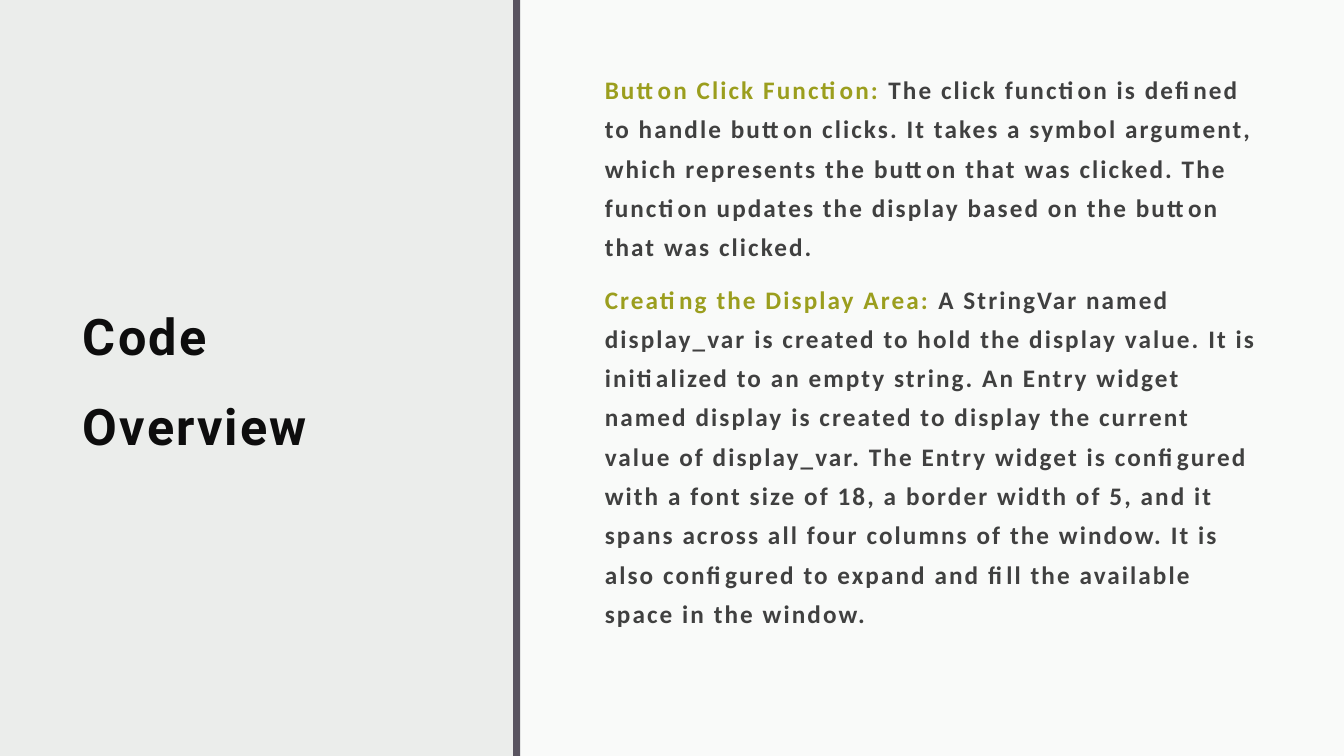
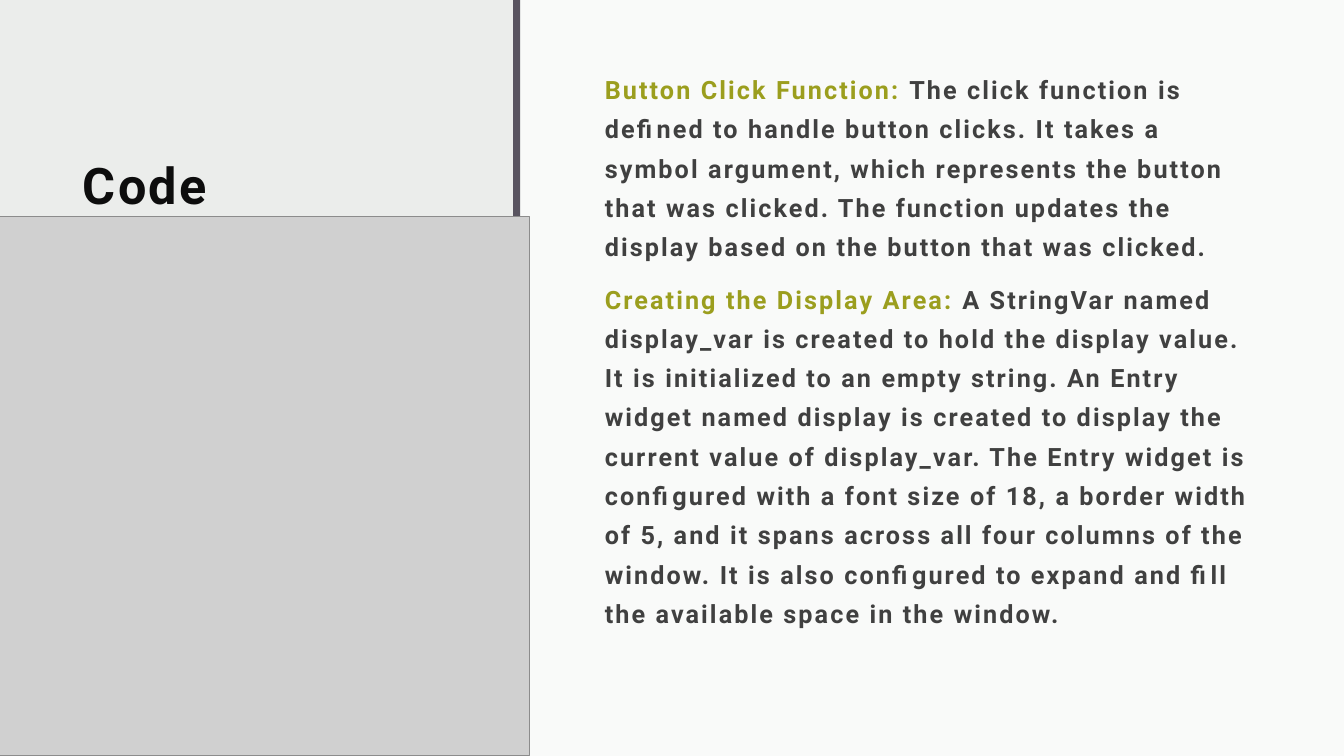
Before and after one commit to deewanker/Calculator, a slide deck: slide 8 of Calculator using Tkinter.pptx. Drawn at 1344x756 pixels with LibreOffice and Linux fonts; fonts in the diff are those of the drawing; grey boxes stand for pictures. Boxes give left, top, right and bottom in pixels: in the first picture for what was removed or moved away, otherwise in the second. Text is boxed around its words. In the diff, an @@ line names an element or a change of style, - is before the commit and + after.

```diff
--- a/Calculator using Tkinter.pptx
+++ b/Calculator using Tkinter.pptx
@@ title "Code Overview" rewrapped from [83, 317, 307, 446] to [83, 166, 206, 205] @@
@@ text "Button Click Function: The click ..." at [605, 80, 1245, 628]: font Calibri to Roboto @@
@@ picture added at [0, 217, 529, 756] @@
```
Also in this commit, not shown: 7 other slides changed.
